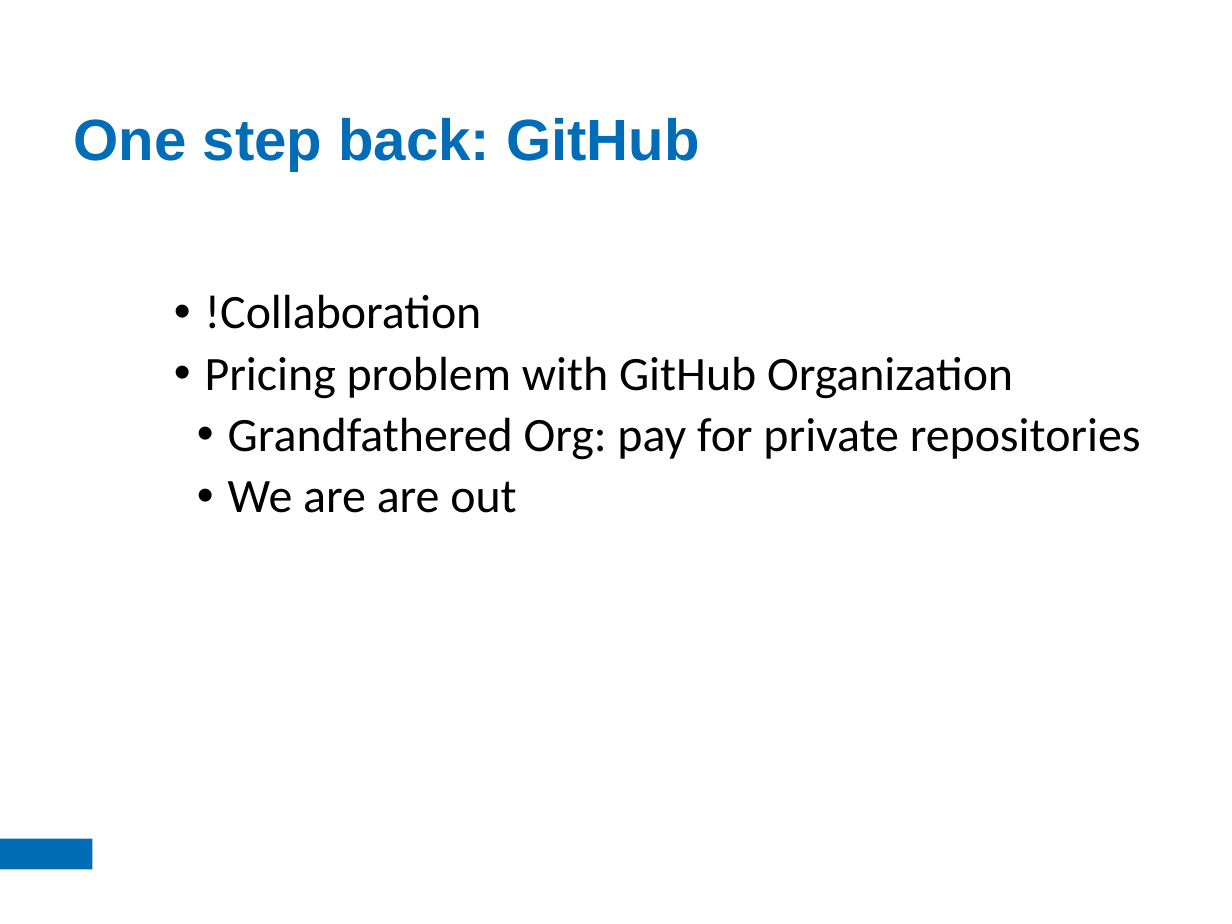
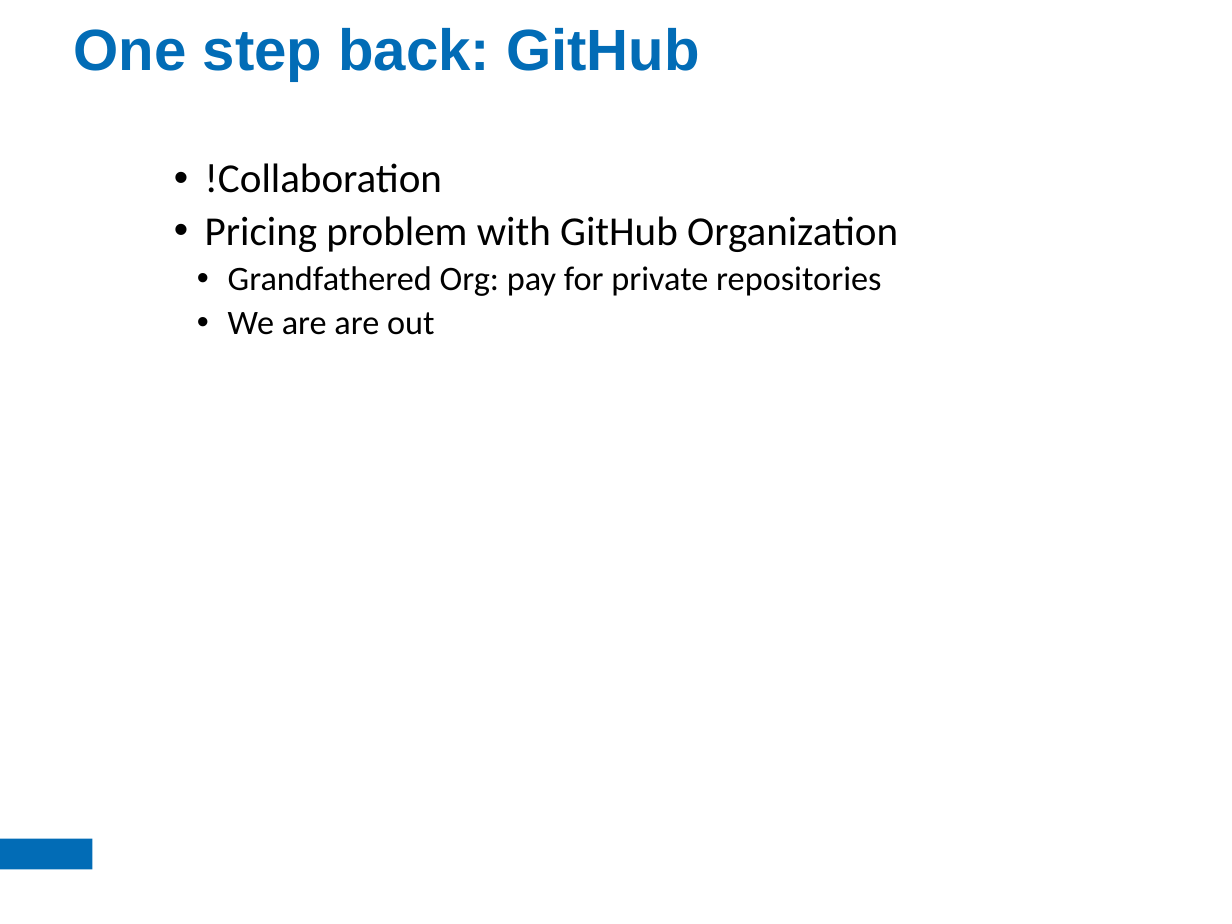
Before and after one commit to jhollist/two_steps_forward, a slide deck: slide 8 of two_steps_forward_outline.pptx. Drawn at 1232x924 pixels with LibreOffice and Linux fonts; fonts in the diff are those of the drawing; background and template pictures are left out. Boxes give left, top, right and bottom in pixels: in the first picture for what was removed or moved away, otherwise in the second. Text is boxed around its words. In the diff, an @@ line names an element or a change of style, - is before the commit and + after.

```diff
--- a/two_steps_forward_outline.pptx
+++ b/two_steps_forward_outline.pptx
@@ title "One step back: GitHub": place and size @@
-title "One step back: GitHub" at (74,118,700,171)
+title "One step back: GitHub" at (74,28,700,81)
@@ text "!Collaboration": place and size @@
-text "!Collaboration" at (205,294,1141,513)
+text "!Collaboration" at (205,163,898,335)
@@ text "!Collaboration" at (205,163,898,335): size 28 to 24 pt in "!Collaboration", "Pricing problem with GitHub Organization"; size 28 to 20 pt in "Grandfathered Org: pay for private repositories", "We are are out"; less space between paragraphs @@
```
Also in this commit, not shown: 21 other slides changed, 2 other files.
